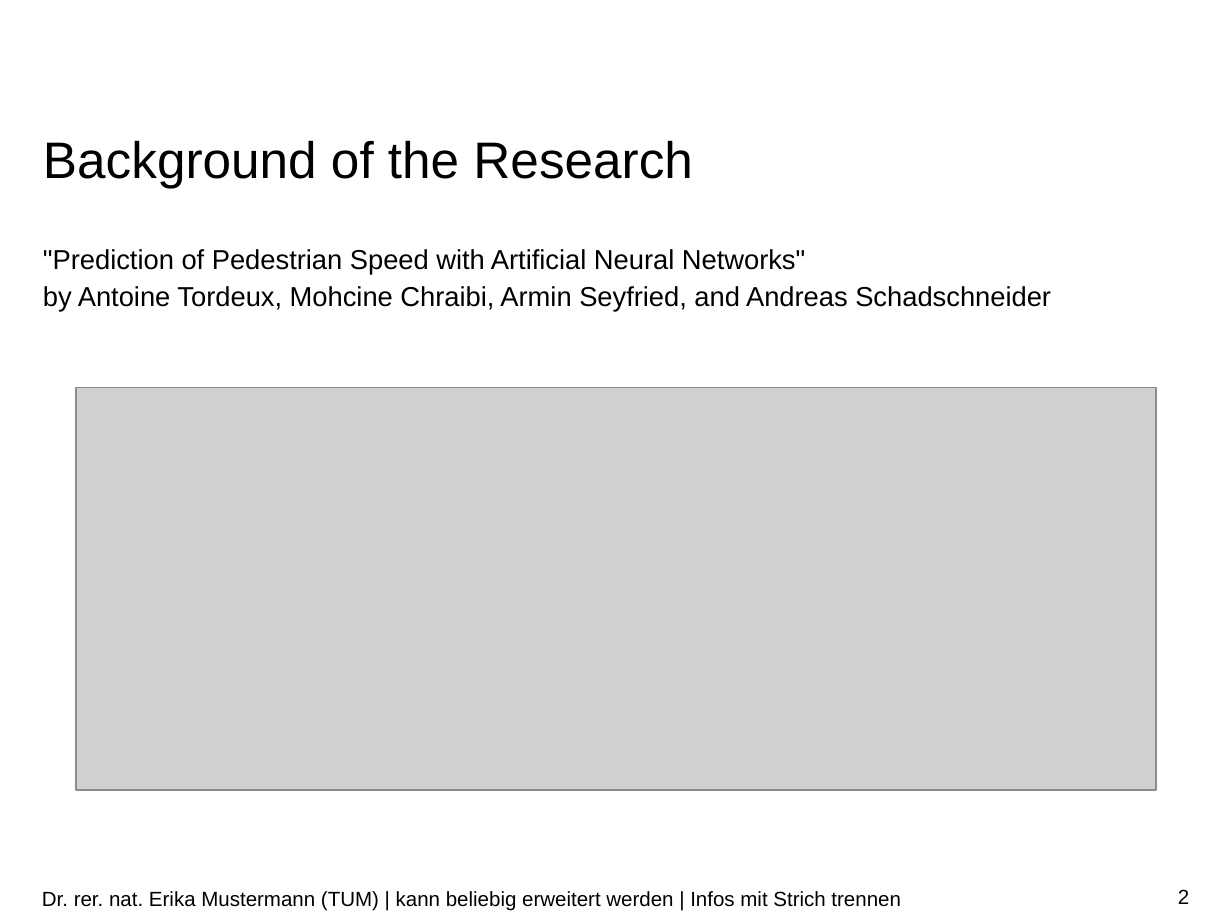
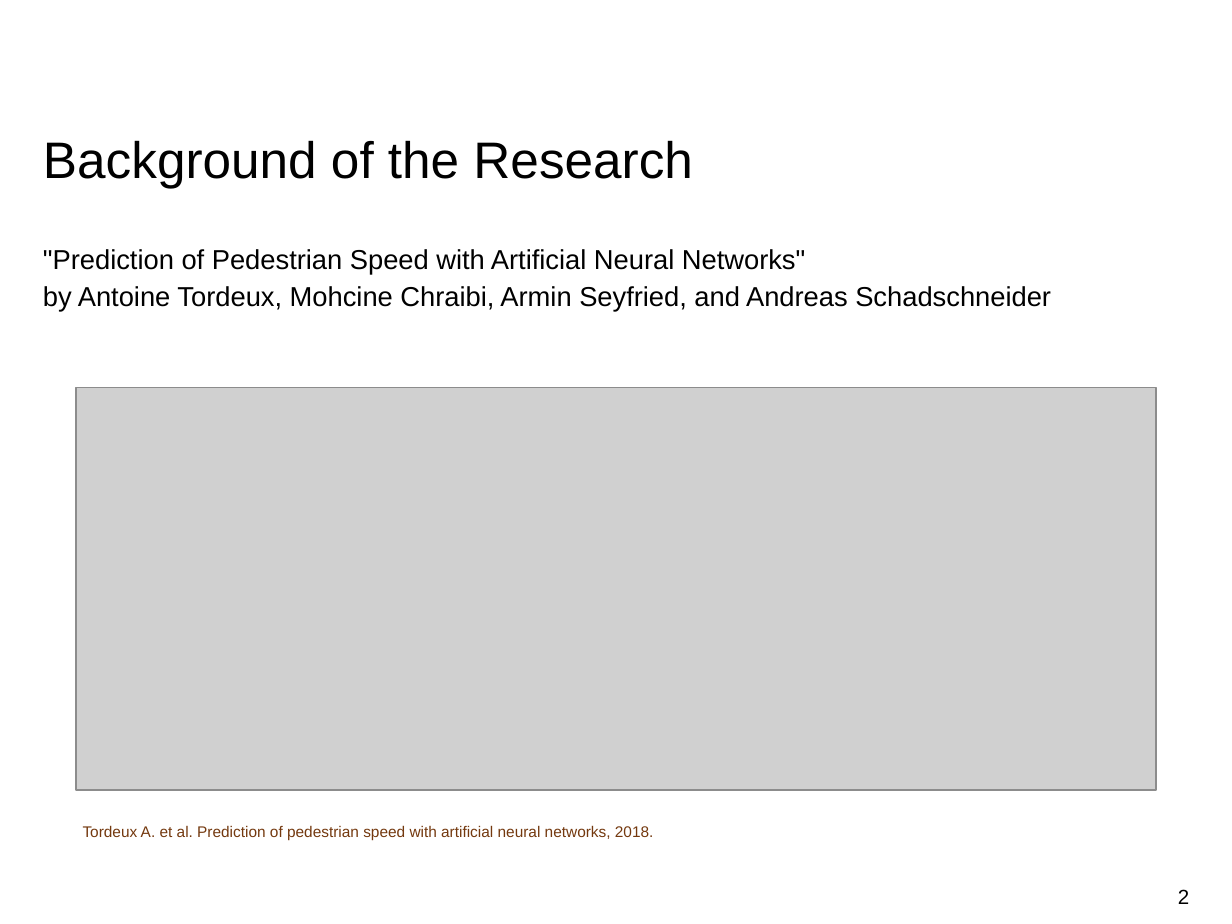
Before and after one commit to jingyi0126/Praktikum_Machine_Learning_in_Crowd_Modelling_and_Simulation, a slide deck: slide 2 of final project/Part_1+2.pptx. Drawn at 1232x924 pixels with LibreOffice and Linux fonts; fonts in the diff are those of the drawing; grey boxes stand for pictures; background and template pictures are left out. Boxes give left, top, right and bottom in pixels: in the first picture for what was removed or moved away, otherwise in the second. Text is boxed around its words. In the diff, an @@ line names an element or a change of style, - is before the commit and + after.

```diff
--- a/final project/Part_1+2.pptx
+++ b/final project/Part_1+2.pptx
@@ text added at bbox=[83, 825, 654, 841], 9 pt, text #74390F @@
+Tordeux A. et al. Prediction of pedestrian speed with artificial neural networks, 2018.
@@ text removed at bbox=[42, 891, 900, 911] @@
-Dr. rer. nat. Erika Mustermann (TUM) | kann beliebig erweitert werden | Infos mit Strich trennen
```
Also in this commit, not shown: 7 other slides changed, 1 other file.
